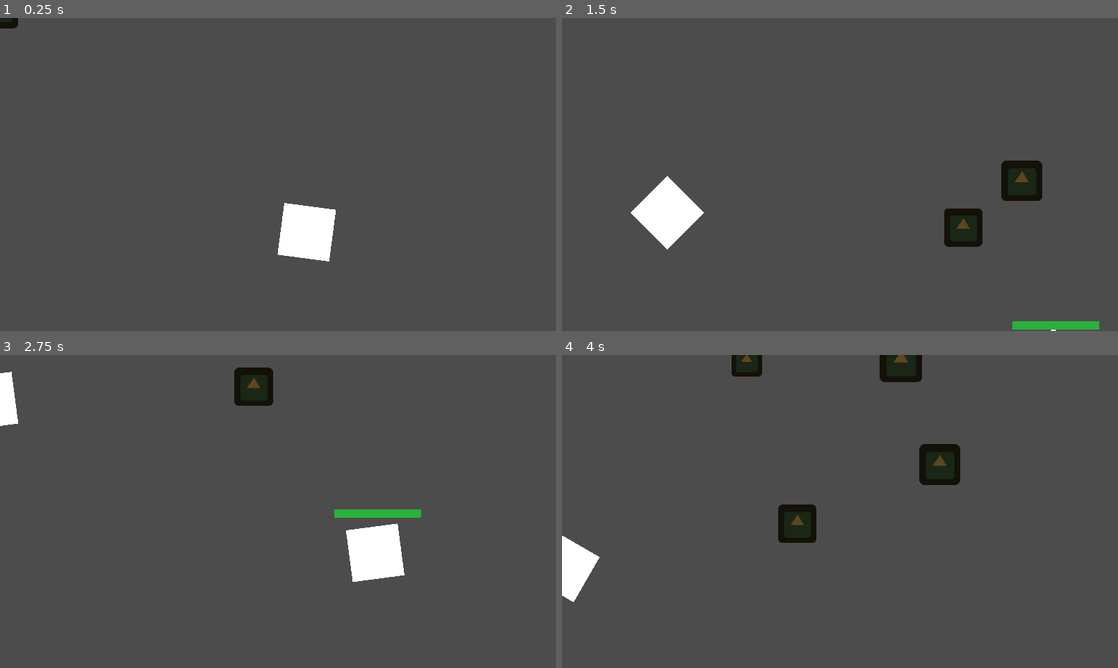
Above: before the commit, frames 1-4 (two rows, left to right).
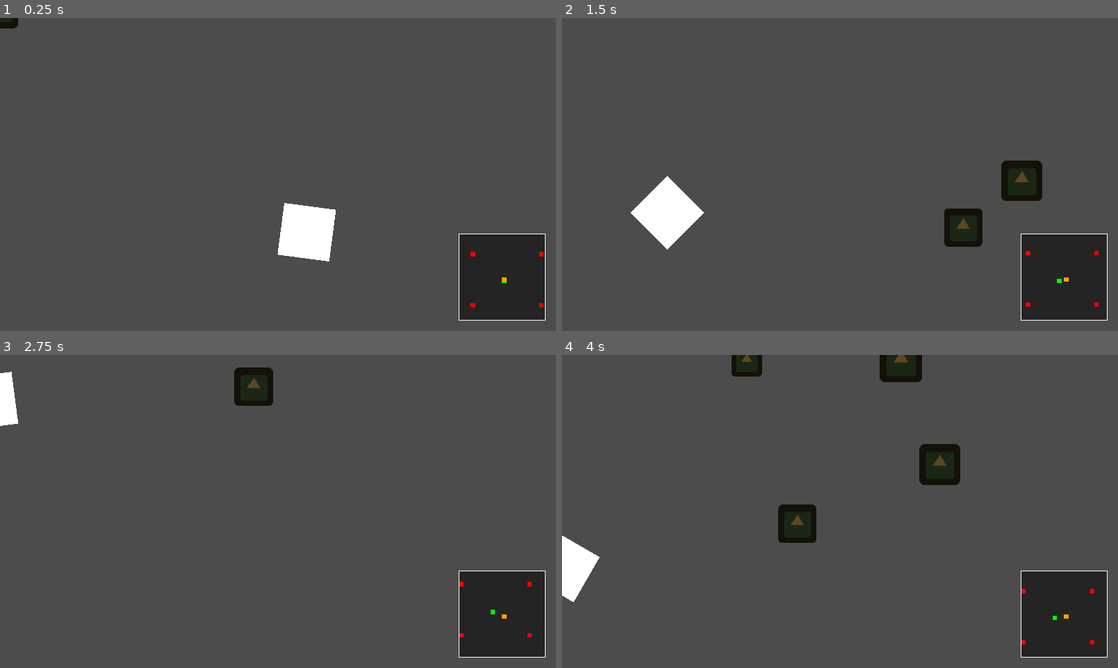
Above: after the commit, the same moments.

Repository: DissonantVoid/ludum-dare-52
Game: Godot game, scene res://game/main.tscn
Same seed, same stepped clock (60 frames per second), same inputs: the game is played once before the commit and once after it. This scene is started directly instead of the project's main scene. The engine's default icon, where the game draws it, is replaced by a stand-in: a white triangle on a blue panel in a dark square.
Inputs (mouse positions are in pixels of both pictures, inside the frame that each line leads up to):
- Up to frame 1 (0.25 s): no input
- Up to frame 2 (1.5 s): tap Enter at 0.5 s; move the mouse to (962, 158) at 0.52 s; hold Right (ui_right) 0.53-1.28 s; click (962, 158) at 0.6 s; move the mouse to (728, 190) at 1.27 s; hold Down (ui_down) from 1.28 s (still down); click (728, 190) at 1.35 s
- Up to frame 3 (2.75 s): move the mouse to (333, 442) at 2.02 s; release Down (ui_down) at 2.03 s; hold Right (ui_right) from 2.03 s (still down); click (333, 442) at 2.1 s
- Up to frame 4 (4 s): move the mouse to (812, 574) at 2.77 s; release Right (ui_right) at 2.78 s; hold Up (ui_up) 2.78-3.53 s; click (812, 574) at 2.85 s; move the mouse to (1006, 558) at 3.52 s; hold Left (ui_left) from 3.53 s (still down); click (1006, 558) at 3.6 s

The runs differ from the first frame. In frame 1, 4.3% of the frame differs, in the area x 82-99%, y 68-97%; in frame 2, 4.8%; in frame 3, 6.3%, in the area x 60-99%, y 49-97%; in frame 4, 4.3%.

Commit message:
added minimap

Diff:
--- a/game/Actors/PlayerShip.tscn
+++ b/game/Actors/PlayerShip.tscn
@@ -59,7 +59,7 @@
 "values": [ 0.0 ]
 }
 
-[node name="PlayerShip" type="KinematicBody2D"]
+[node name="PlayerShip" type="KinematicBody2D" groups=["show_in_minimap"]]
 rotation = 1.5708
 script = ExtResource( 1 )
 
--- a/game/main.tscn
+++ b/game/main.tscn
@@ -1,25 +1,62 @@
-[gd_scene load_steps=6 format=2]
+[gd_scene load_steps=8 format=2]
 
 [ext_resource path="res://game/main.gd" type="Script" id=1]
 [ext_resource path="res://game/objects/enemy_star.tscn" type="PackedScene" id=2]
 [ext_resource path="res://game/objects/player_star.tscn" type="PackedScene" id=3]
 [ext_resource path="res://game/objects/player_camera.tscn" type="PackedScene" id=4]
 [ext_resource path="res://game/Actors/PlayerShip.tscn" type="PackedScene" id=5]
+[ext_resource path="res://game/minimap.gd" type="Script" id=6]
+
+[sub_resource type="StyleBoxFlat" id=1]
+bg_color = Color( 0.141176, 0.141176, 0.141176, 1 )
+border_width_left = 1
+border_width_top = 1
+border_width_right = 1
+border_width_bottom = 1
+border_color = Color( 1, 1, 1, 1 )
 
 [node name="Main" type="Node2D"]
 script = ExtResource( 1 )
 
+[node name="HUD" type="CanvasLayer" parent="."]
+
+[node name="MarginContainer" type="MarginContainer" parent="HUD"]
+anchor_right = 1.0
+anchor_bottom = 1.0
+custom_constants/margin_right = 12
+custom_constants/margin_bottom = 12
+script = ExtResource( 6 )
+
+[node name="PanelContainer" type="PanelContainer" parent="HUD/MarginContainer"]
+margin_left = 528.0
+margin_top = 248.0
+margin_right = 628.0
+margin_bottom = 348.0
+rect_min_size = Vector2( 100, 100 )
+rect_clip_content = true
+size_flags_horizontal = 10
+size_flags_vertical = 10
+custom_styles/panel = SubResource( 1 )
+
+[node name="IconsContainer" type="Control" parent="HUD/MarginContainer/PanelContainer"]
+margin_left = 50.0
+margin_top = 50.0
+margin_right = 50.0
+margin_bottom = 50.0
+size_flags_horizontal = 6
+size_flags_vertical = 6
+
 [node name="EnemyStar" parent="." instance=ExtResource( 2 )]
-position = Vector2( -645, -525 )
+position = Vector2( -1468, -1416 )
 
 [node name="EnemyStar2" parent="." instance=ExtResource( 2 )]
-position = Vector2( -645, 525 )
+position = Vector2( -1468, 1544 )
 
 [node name="EnemyStar3" parent="." instance=ExtResource( 2 )]
-position = Vector2( 1223, 525 )
+position = Vector2( 2474, 1544 )
 
 [node name="EnemyStar4" parent="." instance=ExtResource( 2 )]
-position = Vector2( 1223, -525 )
+position = Vector2( 2474, -1416 )
 
 [node name="PlayerStar" parent="." instance=ExtResource( 3 )]
 position = Vector2( 334, 176 )
--- /dev/null
+++ b/game/minimap.gd
@@ -0,0 +1,29 @@
+extends MarginContainer
+
+onready var _icons_container : Control = $PanelContainer/IconsContainer
+onready var _player : Node2D = $"../../PlayerShip"
+
+var _icons : Dictionary # { node : its icon }
+const _zoom_factor : float = 0.02
+
+func _ready() -> void:
+	for node in get_tree().get_nodes_in_group("show_in_minimap"):
+		var icon : ColorRect = ColorRect.new()
+		icon.rect_min_size = Vector2.ONE * 5
+		icon.size_flags_horizontal = 0
+		icon.size_flags_vertical = 0
+		if node is preload("res://game/objects/player_star.gd"):
+			icon.color = Color.green
+		elif node is preload("res://game/objects/enemy_star.gd"):
+			icon.color = Color.red
+		elif node is preload("res://game/Actors/PlayerShip.gd"):
+			icon.color = Color.orange
+
+		_icons_container.add_child(icon)
+		_icons[node] = icon
+
+func _process(delta: float) -> void:
+	for node in _icons.keys():
+		var icon : ColorRect = _icons[node]
+		var distance_from_player : Vector2 = node.global_position - _player.global_position
+		icon.rect_position = distance_from_player * _zoom_factor
--- /dev/null
+++ b/game/objects/enemy_base.tscn
@@ -0,0 +1,13 @@
+[gd_scene load_steps=3 format=2]
+
+[ext_resource path="res://icon.png" type="Texture" id=1]
+[ext_resource path="res://game/objects/enemy_base.gd" type="Script" id=2]
+
+[node name="EnemyBass" type="KinematicBody2D"]
+script = ExtResource( 2 )
+
+[node name="Sprite" type="Sprite" parent="."]
+modulate = Color( 0.882353, 0.12549, 0.12549, 1 )
+texture = ExtResource( 1 )
+
+[node name="CollisionShape2D" type="CollisionShape2D" parent="."]
--- a/game/objects/star_base.tscn
+++ b/game/objects/star_base.tscn
@@ -2,7 +2,7 @@
 
 [ext_resource path="res://game/objects/star_base.gd" type="Script" id=1]
 
-[node name="StarBass" type="Node2D"]
+[node name="StarBass" type="Node2D" groups=["show_in_minimap"]]
 script = ExtResource( 1 )
 
 [node name="TEMP" type="ColorRect" parent="."]
--- a/project.godot
+++ b/project.godot
@@ -45,6 +45,13 @@
 
 common/drop_mouse_on_gui_input_disabled=true
 
+[importer_defaults]
+
+ogg_vorbis={
+"loop": false,
+"loop_offset": 0
+}
+
 [input]
 
 mouse_left={
